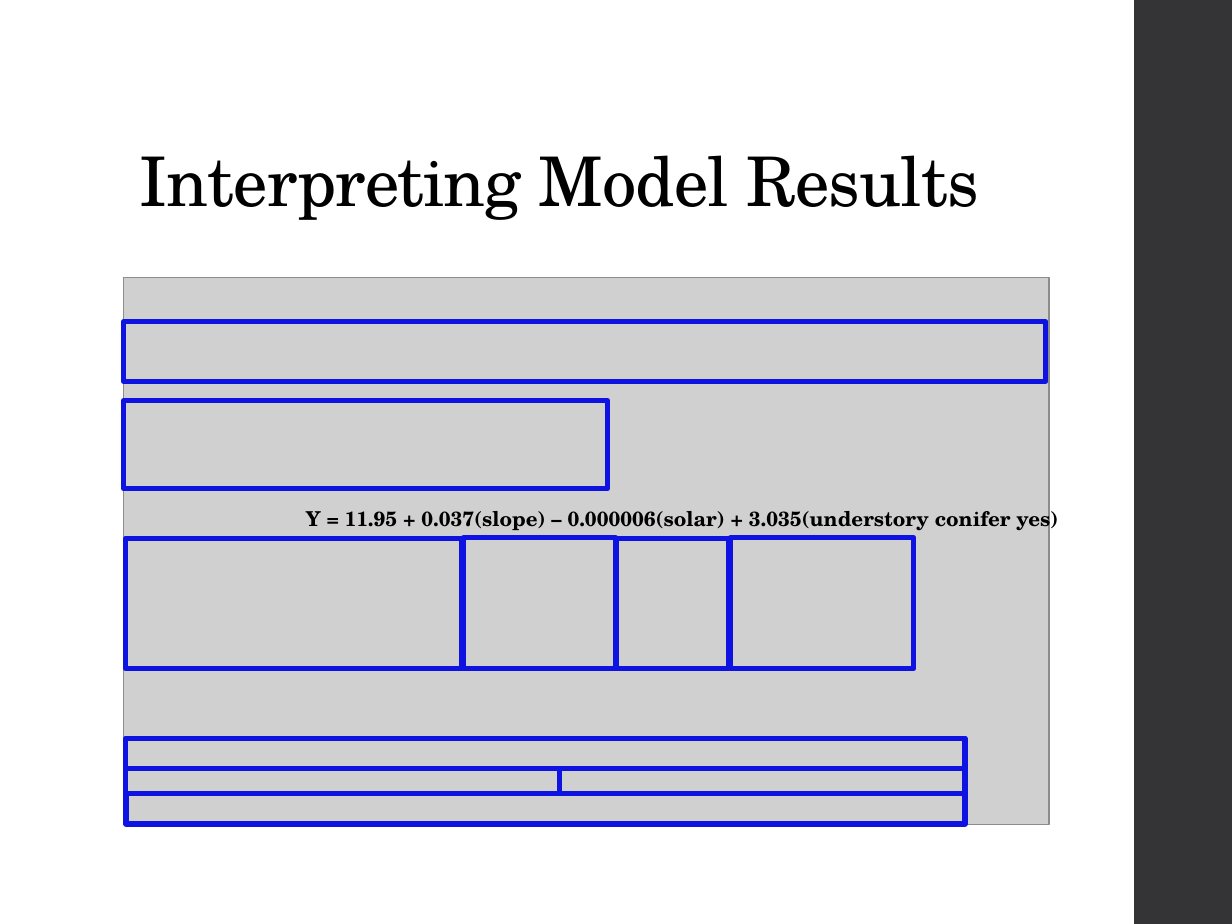
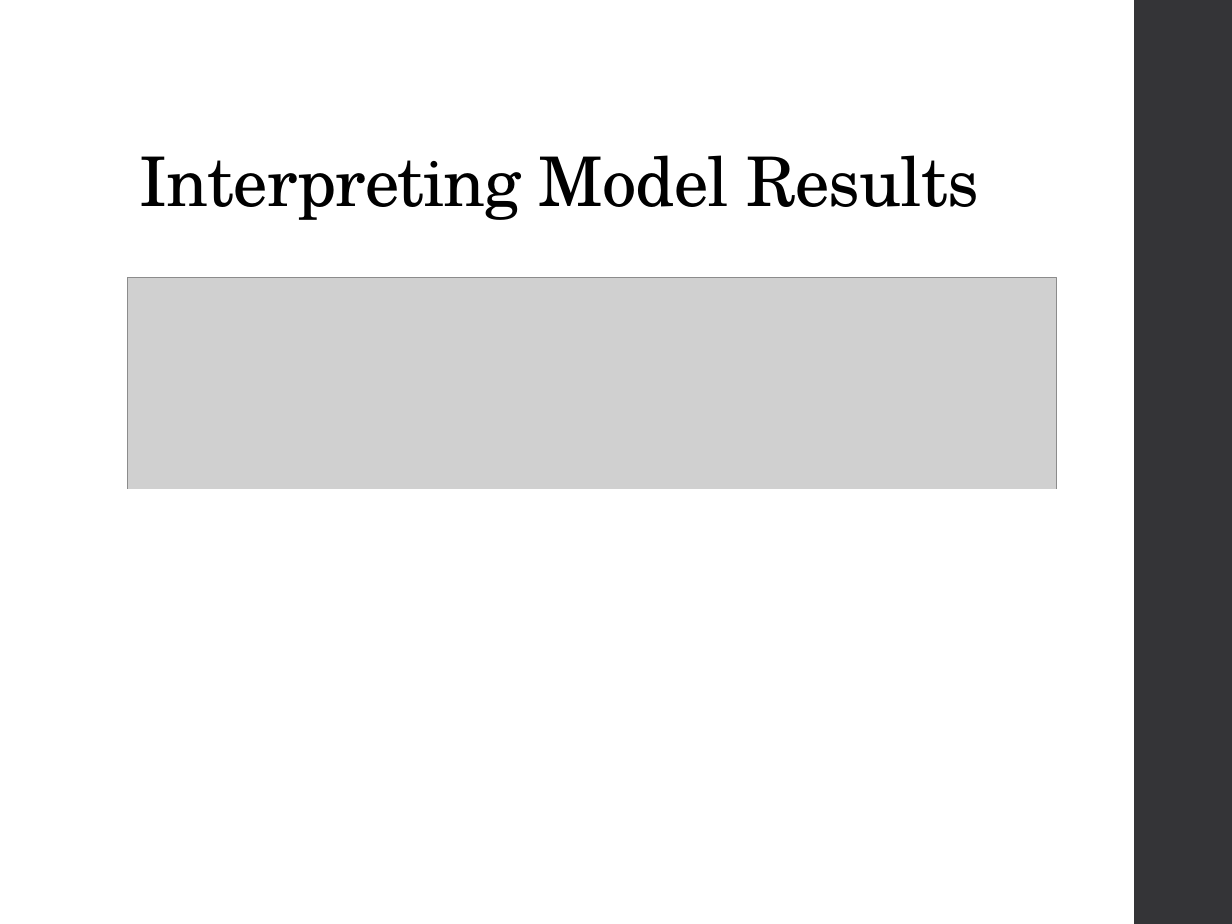
Before and after one commit to ncss-tech/stats_for_soil_survey, a slide deck: slide 10 of presentations/6_linear_regression/Linear_regression.pptx (slide 11 before the commit). Drawn at 1232x924 pixels with LibreOffice and Linux fonts; fonts in the diff are those of the drawing; grey boxes stand for pictures. Boxes give left, top, right and bottom in pixels: in the first picture for what was removed or moved away, otherwise in the second. Text is boxed around its words. In the diff, an @@ line names an element or a change of style, - is before the commit and + after.

```diff
--- a/presentations/6_linear_regression/Linear_regression.pptx
+++ b/presentations/6_linear_regression/Linear_regression.pptx
@@ picture: place and size @@
-picture at (123, 277, 1048, 824)
+picture at (127, 277, 1056, 824)
@@ rectangle removed at (123, 322, 1045, 381) @@
@@ rectangle removed at (123, 400, 607, 488) @@
@@ rectangle added at (118, 490, 1096, 924), fill #FFFFFF, outline #FFFFFF 1.1 pt @@
@@ text removed at (306, 506, 1058, 534) @@
-Y = 11.95 + 0.037(slope) – 0.000006(solar) + 3.035(understory conifer yes)
@@ rectangle removed at (126, 538, 462, 669) @@
@@ rectangle removed at (463, 537, 616, 668) @@
@@ rectangle removed at (616, 538, 729, 669) @@
@@ rectangle removed at (731, 537, 914, 668) @@
@@ rectangle: place and size @@
-rectangle at (126, 793, 965, 823)
+rectangle at (123, 729, 1101, 853)
@@ rectangle at (123, 729, 1101, 853): fill none to #FFFFFF; outline #0E13E2 3 pt to #FFFFFF 1.1 pt @@
@@ rectangle removed at (126, 738, 965, 768) @@
@@ rectangle removed at (126, 769, 559, 795) @@
@@ rectangle removed at (559, 769, 965, 795) @@
```
Also in this commit, not shown: 5 other slides changed, 2 slides removed.
